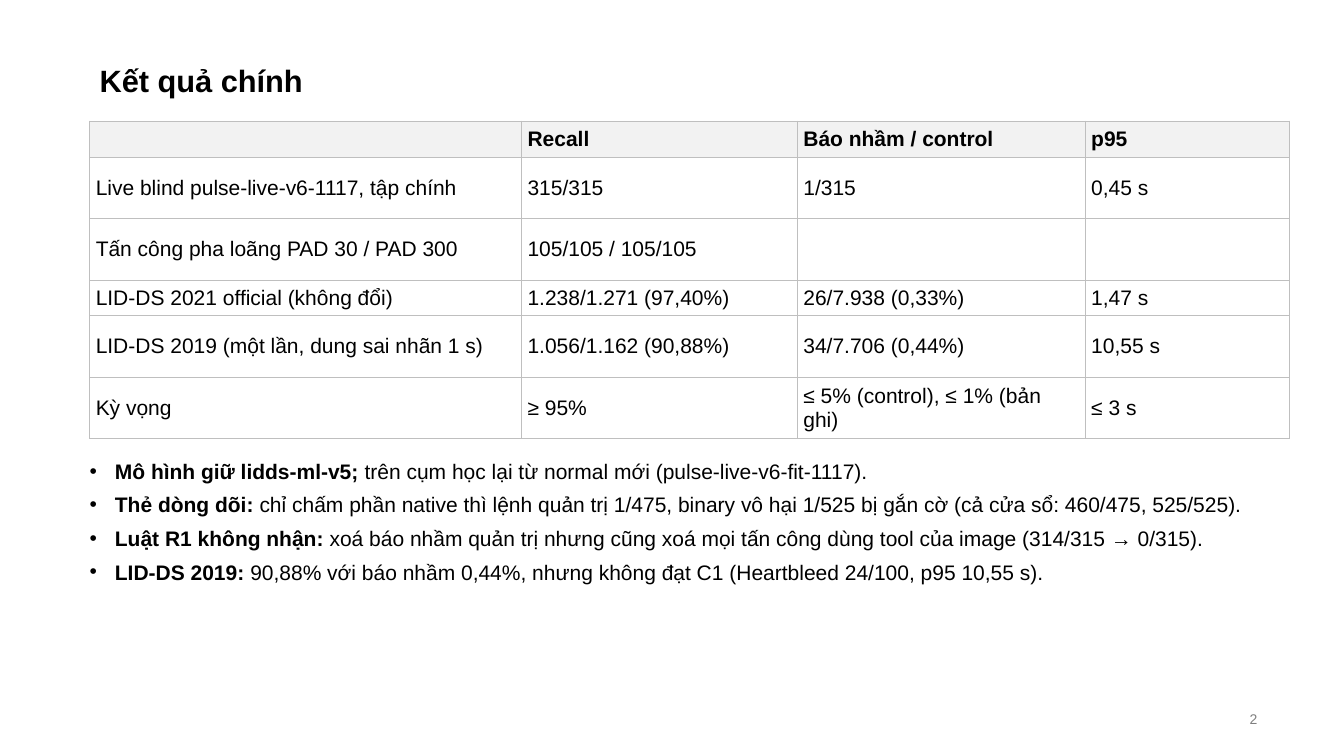
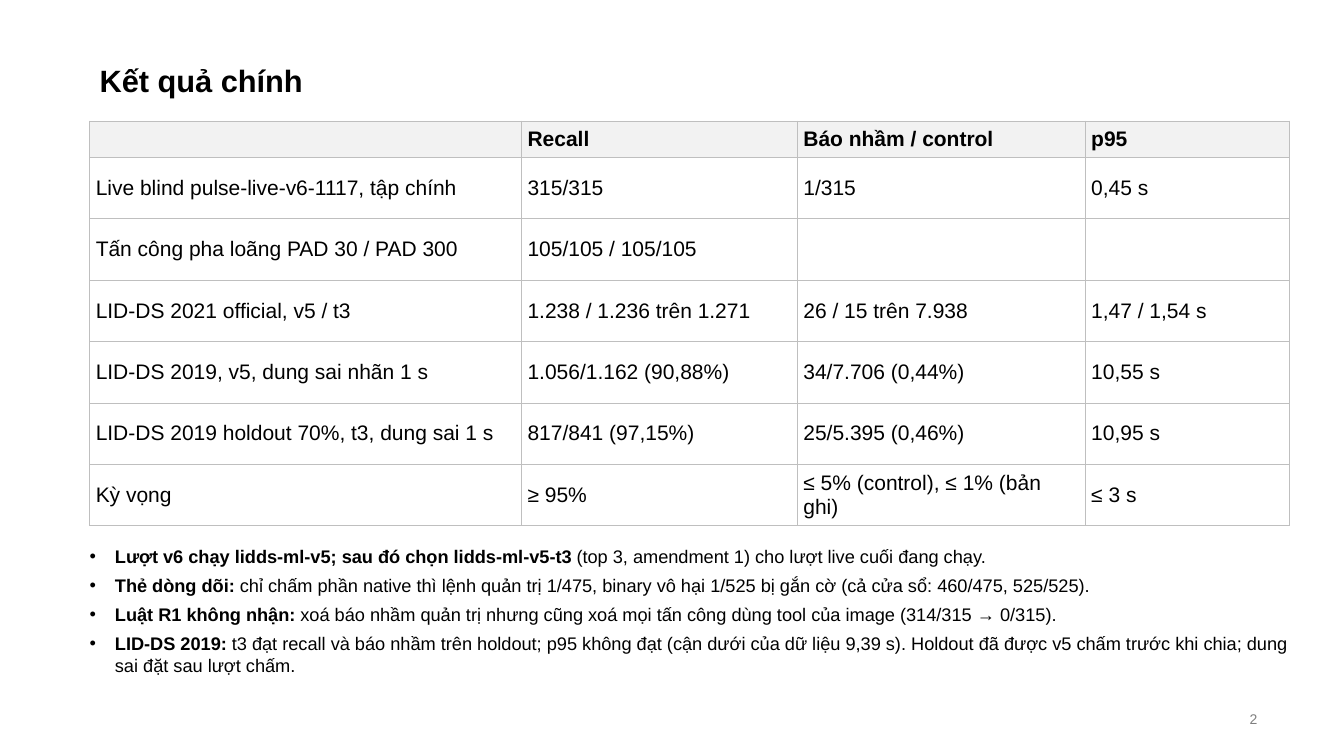
Before and after one commit to tndat-dev/eBPF-project, a slide deck: slide 2 of docs/Slide-runtime_security(20_11).pptx. Drawn at 1344x756 pixels with LibreOffice and Linux fonts; fonts in the diff are those of the drawing. Boxes give left, top, right and bottom in pixels: in the first picture for what was removed or moved away, otherwise in the second. Text is boxed around its words. In the diff, an @@ line names an element or a change of style, - is before the commit and + after.

Commit message:
Progress report (22 pages) and slides (24) 13/11-20/11 updated: lidds-ml-v5-t3 (amendment 1, with its disclosures), improvement-round-v1 D1-D18, the final live run (design, rehearsal, status 309/945 at 19/11 22:41), the new architecture figures, progress and questions; WORKLOG

```diff
--- a/docs/Slide-runtime_security(20_11).pptx
+++ b/docs/Slide-runtime_security(20_11).pptx
@@ table at [90,121,1290,525] @@
-row 4: LID-DS 2021 official (không đổi) | 1.238/1.271 (97,40%) | 26/7.938 (0,33%) | 1,47 s
-row 5: LID-DS 2019 (một lần, dung sai nhãn 1 s) | 1.056/1.162 (90,88%) | 34/7.706 (0,44%) | 10,55 s
+row 4: LID-DS 2021 official, v5 / t3 | 1.238 / 1.236 trên 1.271 | 26 / 15 trên 7.938 | 1,47 / 1,54 s
+row 5: LID-DS 2019, v5, dung sai nhãn 1 s | 1.056/1.162 (90,88%) | 34/7.706 (0,44%) | 10,55 s
+row 6: LID-DS 2019 holdout 70%, t3, dung sai 1 s | 817/841 (97,15%) | 25/5.395 (0,46%) | 10,95 s
@@ text "Lượt v6 chạy lidds-ml-v5; sau ...": place and size @@
-text "Lượt v6 chạy lidds-ml-v5; sau ..." at [115,463,1241,584]
+text "Lượt v6 chạy lidds-ml-v5; sau ..." at [115,549,1287,675]
@@ text at [115,549,986,567]: text changed; size 15 to 13 pt; bold on @@
-• Mô hình giữ lidds-ml-v5; trên cụm học lại từ normal mới (pulse-live-v6-fit-1117).
+• Lượt v6 chạy lidds-ml-v5; sau đó chọn lidds-ml-v5-t3 (top 3, amendment 1) cho lượt live cuối đang chạy.
@@ text at [115,578,1090,625]: size 15 to 13 pt in "Thẻ dòng dõi: chỉ chấm phần native ...", "Luật R1 không nhận: xoá báo nhầm ..." @@
@@ text at [115,636,1287,675]: text changed; size 15 to 13 pt @@
-• LID-DS 2019: 90,88% với báo nhầm 0,44%, nhưng không đạt C1 (Heartbleed 24/100, p95 10,55 s).
+• LID-DS 2019: t3 đạt recall và báo nhầm trên holdout; p95 không đạt (cận dưới của dữ liệu 9,39 s). Holdout đã được v5 chấm trước khi chia; dung sai đặt sau lượt chấm.
```
Also in this commit, not shown: 8 other slides changed, 5 slides added, 1 slide removed, 5 other files.
